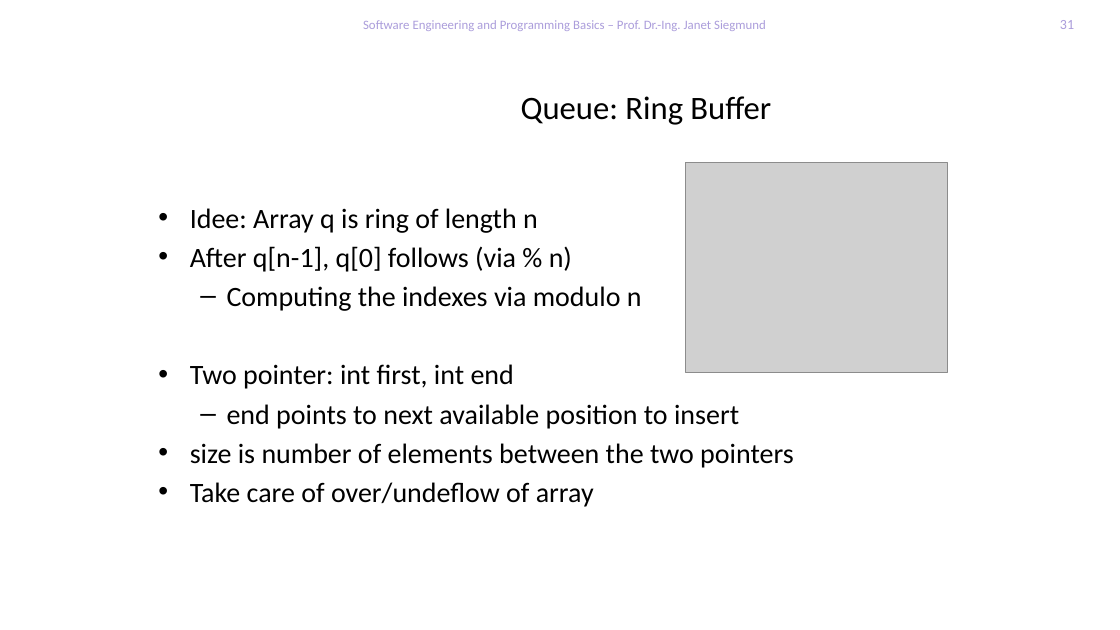
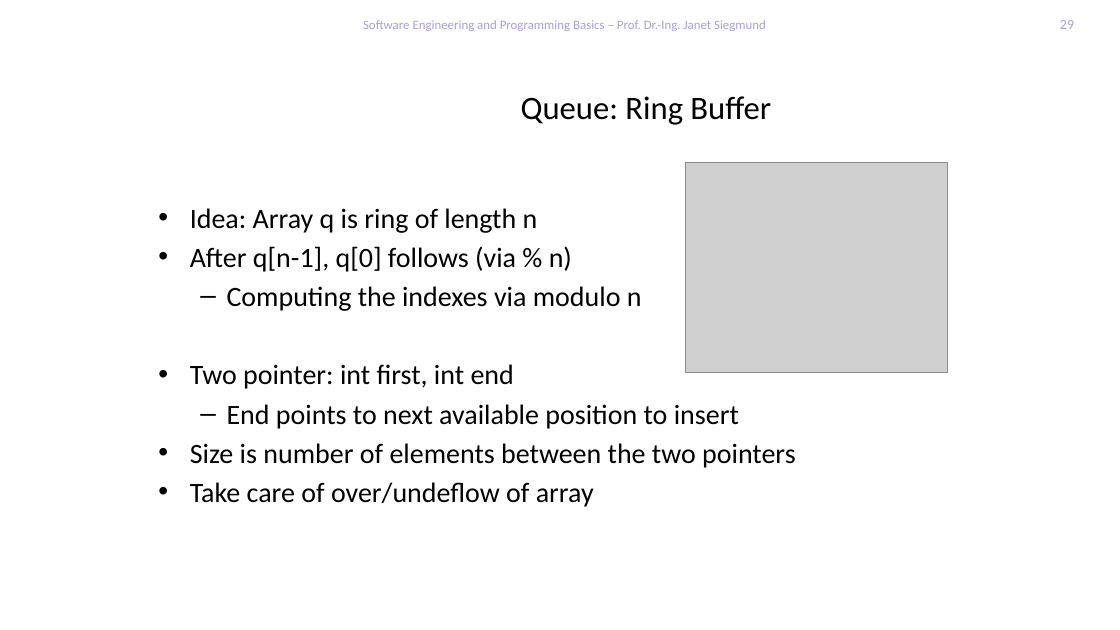
Before and after one commit to feigensp/lehre, a slide deck: slide 29 of se_prog/slides/08_ListsStacksQueues.pptx (slide 31 before the commit). Drawn at 1120x630 pixels with LibreOffice and Linux fonts; fonts in the diff are those of the drawing; grey boxes stand for pictures; background and template pictures are left out. Boxes give left, top, right and bottom in pixels: in the first picture for what was removed or moved away, otherwise in the second. Text is boxed around its words. In the diff, an @@ line names an element or a change of style, - is before the commit and + after.

```diff
--- a/se_prog/slides/08_ListsStacksQueues.pptx
+++ b/se_prog/slides/08_ListsStacksQueues.pptx
@@ page number at <box>1060,20,1074,29</box>: text changed @@
-31
+29
@@ text at <box>190,208,538,233</box>: text changed @@
-• Idee: Array q is ring of length n
+• Idea: Array q is ring of length n
@@ text at <box>190,404,796,468</box>: text changed @@
-  – end points to next available position to insert
-• size is number of elements between the two pointers
+  – End points to next available position to insert
+• Size is number of elements between the two pointers
```
Also in this commit, not shown: 8 other slides changed, 2 slides added, 4 slides removed, 7 other files.
